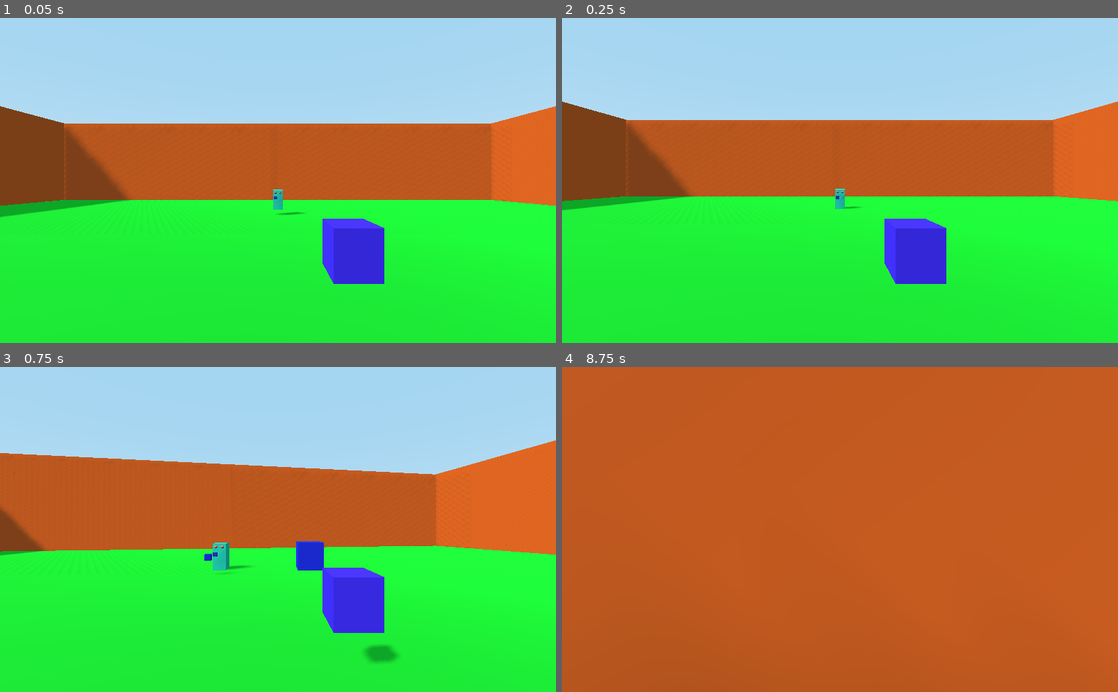
Above: before the commit, frames 1-4 (two rows, left to right).
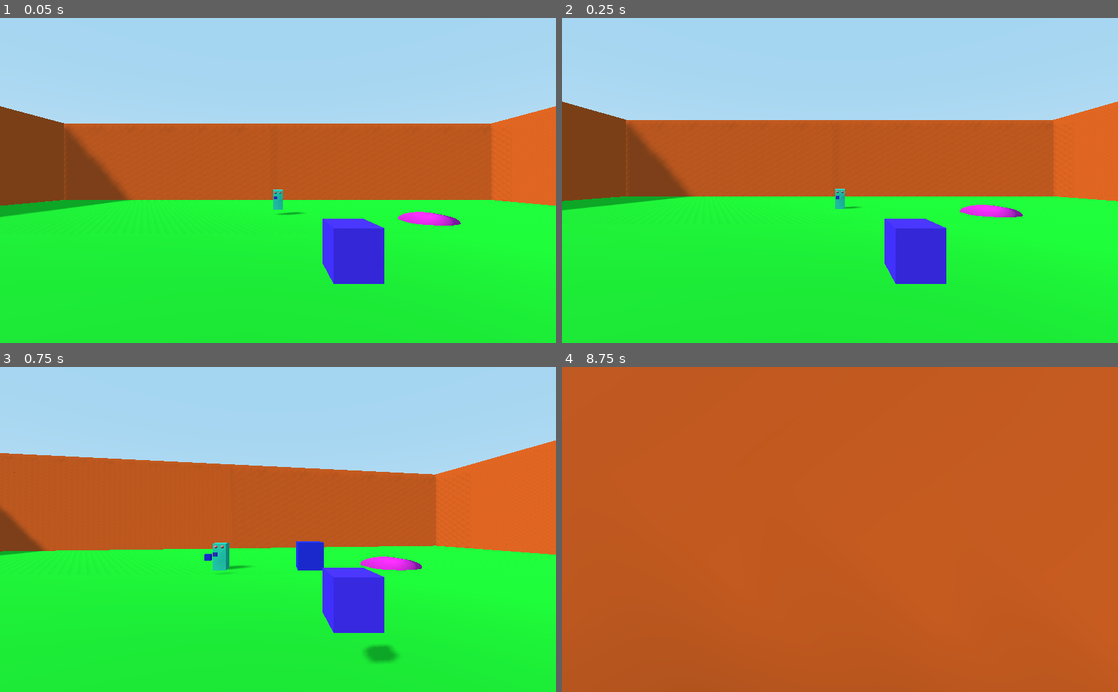
Above: after the commit, the same moments.

Repository: uprun/BoxBoxBox
Game: Godot game, scene res://game.tscn
Same seed, same stepped clock (60 frames per second), same inputs: the game is played once before the commit and once after it.
Inputs (mouse positions are in pixels of both pictures, inside the frame that each line leads up to):
- Up to frame 1 (0.05 s): no input
- Up to frame 2 (0.25 s): no input
- Up to frame 3 (0.75 s): tap Enter at 0.5 s; move the mouse to (305, 529) at 0.52 s; hold W from 0.53 s (still down); click (305, 529) at 0.67 s
- Up to frame 4 (8.75 s): tap Space at 0.77, 1.52, 3.02, 3.77, 4.25, 4.52, 6.02, 6.5, 6.77, 7.52, 8 s; move the mouse to (812, 529) at 1.27 s; move the mouse to (851, 523) at 2.02 s; move the mouse to (834, 536) at 2.77 s; click (834, 536) at 2.92 s; move the mouse to (878, 532) at 3.52 s; move the mouse to (795, 526) at 4.27 s; tap Enter at 5, 7.25 s; move the mouse to (845, 529) at 5.02 s; click (845, 529) at 5.17 s; move the mouse to (817, 523) at 5.77 s; release W at 5.78 s; hold D 5.78-6.53 s; move the mouse to (867, 529) at 6.52 s; hold W from 6.53 s (still down); move the mouse to (812, 529) at 7.27 s; click (812, 529) at 7.42 s; move the mouse to (851, 523) at 8.02 s

The runs differ from the first frame. In frame 1, 0.3% of the frame differs, in the area x 71-83%, y 59-64%; in frame 2, 0.3%; in frame 3, 0.3%, in the area x 64-76%, y 58-63%; in frame 4, less than 0.1%.

Commit message:
added bump

Diff:
--- /dev/null
+++ b/bump.tscn
@@ -0,0 +1,23 @@
+[gd_scene load_steps=4 format=2]
+
+[sub_resource type="SpatialMaterial" id=3]
+albedo_color = Color( 0.905882, 0.117647, 0.839216, 1 )
+
+[sub_resource type="CapsuleMesh" id=1]
+material = SubResource( 3 )
+
+[sub_resource type="CapsuleShape" id=2]
+
+[node name="bump" type="Spatial"]
+
+[node name="MeshInstance" type="MeshInstance" parent="."]
+transform = Transform( 2.73, 0, 0, 0, 0.84, 0, 0, 0, 1.82, 0, 0, 0 )
+mesh = SubResource( 1 )
+material/0 = null
+
+[node name="StaticBody" type="StaticBody" parent="MeshInstance"]
+transform = Transform( 0.3663, 0, 0, 0, 1.19048, 0, 0, 0, 0.549451, 0, 0, 0 )
+
+[node name="CollisionShape" type="CollisionShape" parent="MeshInstance/StaticBody"]
+transform = Transform( 2.73, 0, 0, 0, 0.84, 0, 0, 0, 1.82, 0, 0, 0 )
+shape = SubResource( 2 )
--- a/game.tscn
+++ b/game.tscn
@@ -1,7 +1,8 @@
-[gd_scene load_steps=10 format=2]
+[gd_scene load_steps=11 format=2]
 
 [ext_resource path="res://floor.tscn" type="PackedScene" id=1]
 [ext_resource path="res://walls.tscn" type="PackedScene" id=2]
+[ext_resource path="res://bump.tscn" type="PackedScene" id=3]
 [ext_resource path="res://player.tscn" type="PackedScene" id=4]
 [ext_resource path="res://ColorRect.gd" type="Script" id=5]
 [ext_resource path="res://PlayRect.gd" type="Script" id=8]
@@ -185,3 +186,6 @@
 
 [node name="Camera" type="Camera" parent="."]
 transform = Transform( -3.09086e-08, -0.707107, 0.707107, -3.09086e-08, 0.707107, 0.707107, -1, 0, -4.37114e-08, 51, 31, 8 )
+
+[node name="bump" parent="." instance=ExtResource( 3 )]
+transform = Transform( 1, 0, 0, 0, 1, 0, 0, 0, 1, -17, -0.8, 26 )
